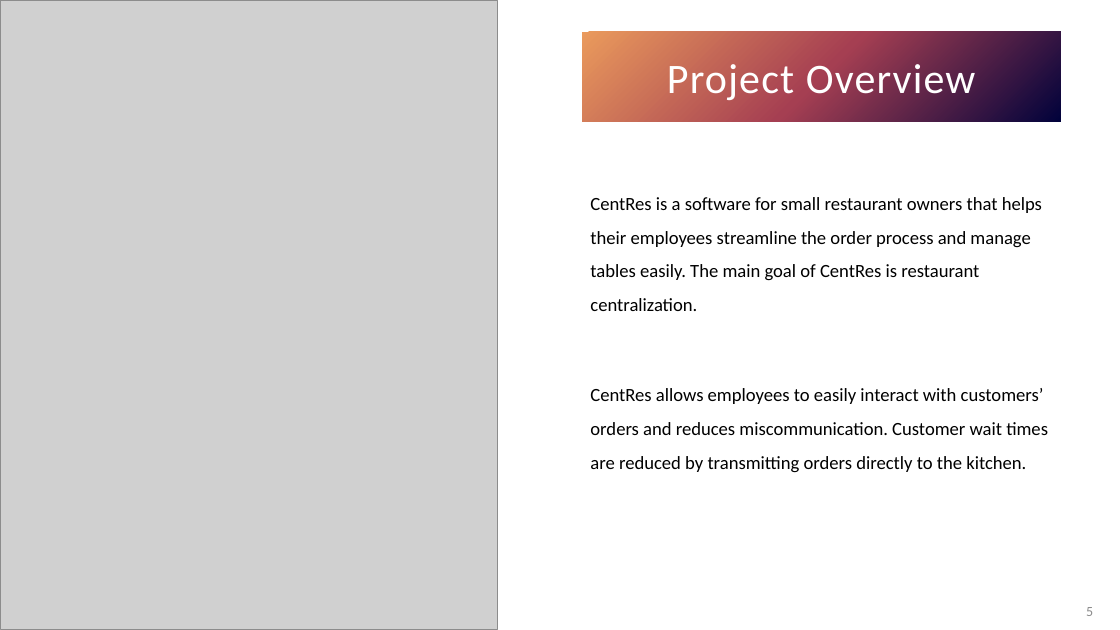
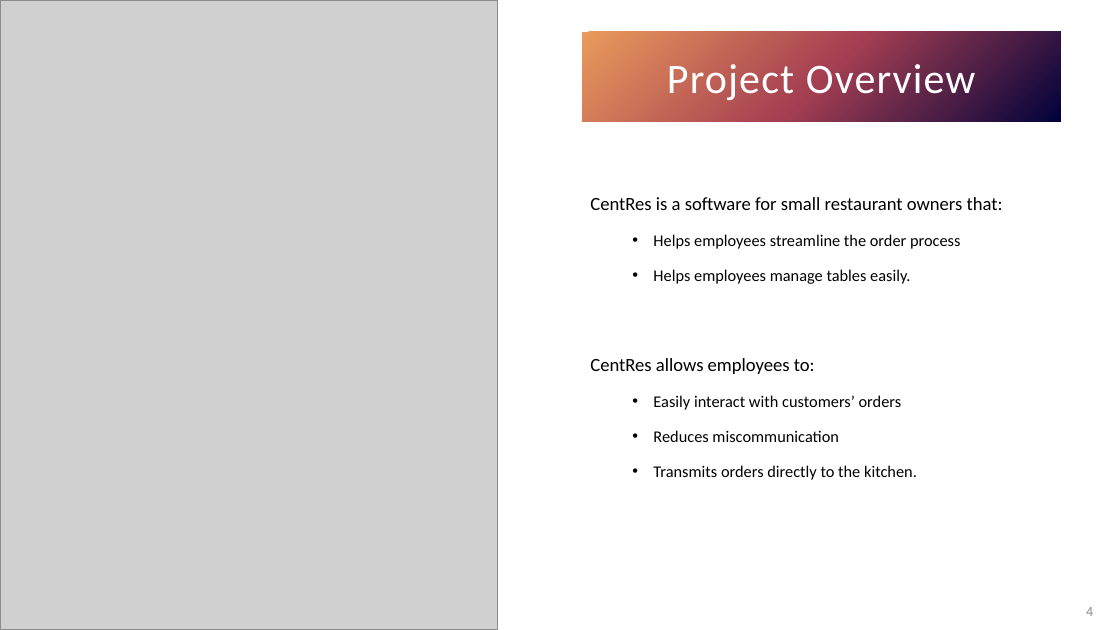
Before and after one commit to KL-3/CentRes, a slide deck: slide 4 of CentRes.pptx (slide 5 before the commit). Drawn at 1120x630 pixels with LibreOffice and Linux fonts; fonts in the diff are those of the drawing; grey boxes stand for pictures. Boxes give left, top, right and bottom in pixels: in the first picture for what was removed or moved away, otherwise in the second. Text is boxed around its words. In the diff, an @@ line names an element or a change of style, - is before the commit and + after.

```diff
--- a/CentRes.pptx
+++ b/CentRes.pptx
@@ text at (590, 197, 1003, 480): text changed; size 16 to 14 pt @@
-CentRes is a software for small restaurant owners that helps their employees streamline the order process and manage tables easily. The main goal of CentRes is restaurant centralization.
-CentRes allows employees to easily interact with customers’ orders and reduces miscommunication. Customer wait times are reduced by transmitting orders directly to the kitchen.
+CentRes is a software for small restaurant owners that:
+  • Helps employees streamline the order process
+  • Helps employees manage tables easily.
+CentRes allows employees to:
+  • Easily interact with customers’ orders
+  • Reduces miscommunication
+  • Transmits orders directly to the kitchen.
@@ page number at (1086, 607, 1093, 616): text changed @@
-5
+4
```
Also in this commit, not shown: 13 other slides changed, 1 slide removed.
